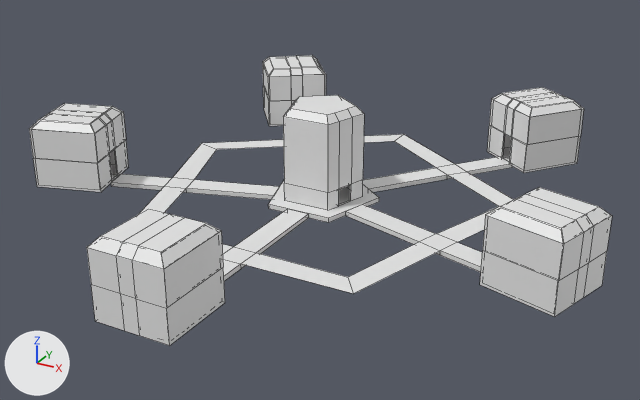
The Blender file Assets/Models/Floor/Floor_block.blend as it was, and as the next commit left it.
Rendered twice from a 50 mm lens placed at (4.18, -7.61, 3.78), pointed at (0.14, -0.25, 0.11). Arrows for +X, +Y and +Z are at lower left; the lights stay in place. Mesh edges are drawn as thin lines.

The older version as bpy lines, for what is in view:
```python
me_cube_002 = bpy.data.meshes.new('Cube.002')
me_cube_002.from_pydata(...)  # 64 vertices, 62 faces; spans x -0.469..0.469, y -0.469..0.469, z -0.437..0.313
me_cube_005 = bpy.data.meshes.new('Cube.005')
me_cube_005.from_pydata(...)  # 64 vertices, 62 faces; spans x -0.526..0.526, y -0.526..0.526, z -0.437..0.313
me_cube_007 = bpy.data.meshes.new('Cube.007')
me_cube_007.from_pydata(...)  # 100 vertices, 69 faces; spans x -2.27..2.28, y -2.39..2.17, z -0.03..0.02
ob_cube_001 = bpy.data.objects.new('Cube.001', me_cube_002)
ob_cube_001.location = (2.597, -0.73, 0.438)
ob_cube_004 = bpy.data.objects.new('Cube.004', me_cube_005)
ob_cube_004.location = (-1.656, 2.282, 0.437)
ob_main_floor = bpy.data.objects.new('Main floor', me_cube_007)
ob_main_floor.location = (-0.013, 0.073, 0.003)
# also in view: 'Cylinder' at (-0.01, 0.12, 0.52); 'Cube.003' at (1.62, 2.28, 0.38); 'Cube.002' at (-0.01, -2.69, 0.38); 'Cube' at (-2.6, -0.77, 0.39)
```
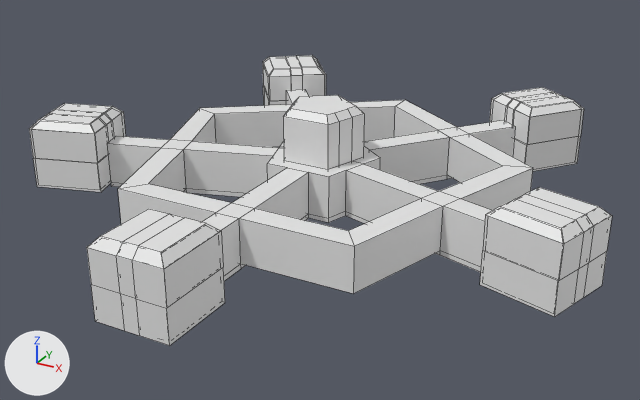
Commit message: 1st floor blocked

Where the change shows, as pixel boxes [x1, y1, x2, y2] in the pictures (640 x 400 px):
'Main floor', reshaped (28% taller): before [111, 134, 514, 294]; after [107, 89, 533, 294]
part 1 of me_cube_007, built on: before [268, 181, 379, 223]; after [107, 89, 533, 294]

What the commit changed:
me_cube_007 is used by ob_main_floor; location (-0.013, 0.073, 0.003).
me_cube_007 had 100 vertices, 69 faces and spanned x -2.27..2.28, y -2.39..2.17, z -0.03..0.02.
me_cube_007 now has 204 vertices, 173 faces and spans x -2.27..2.28, y -2.39..2.17, z -0.03..0.47.
Part 1, on me_cube_007:
7 faces are deleted.
49 vertices are added at x -0.42..0.42, y -0.35..0.44, z 0.02..0.47.
55 new vertices lie (0.0, 0.0, 0.45) away from vertices in x -2.27..2.28, y -2.39..2.17, z 0.02.
111 new faces join them.
